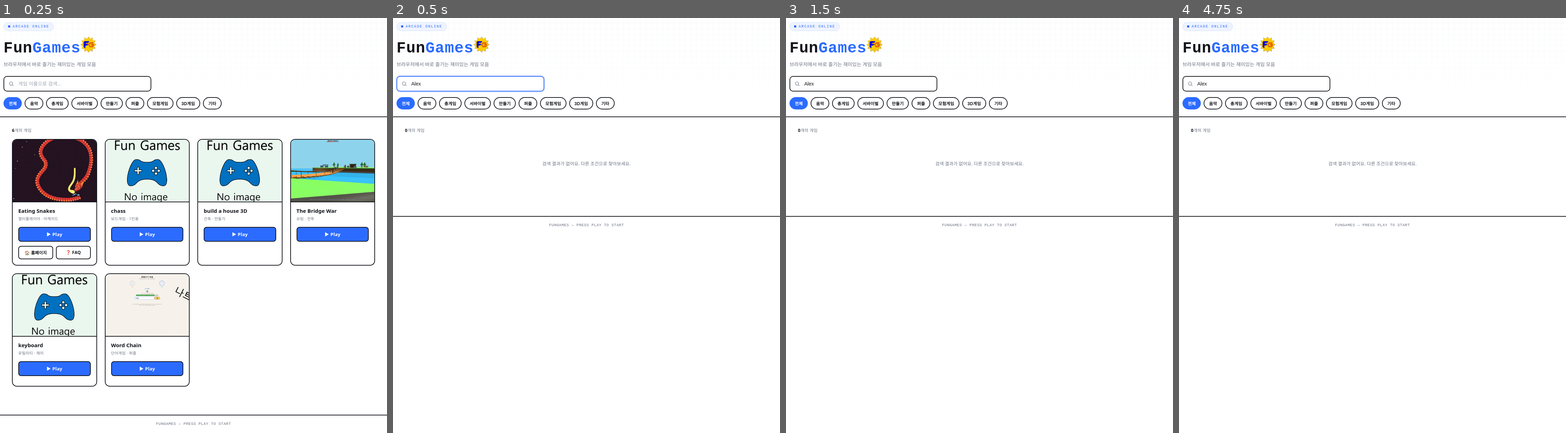
Above: before the commit, frames 1-4 (left to right).
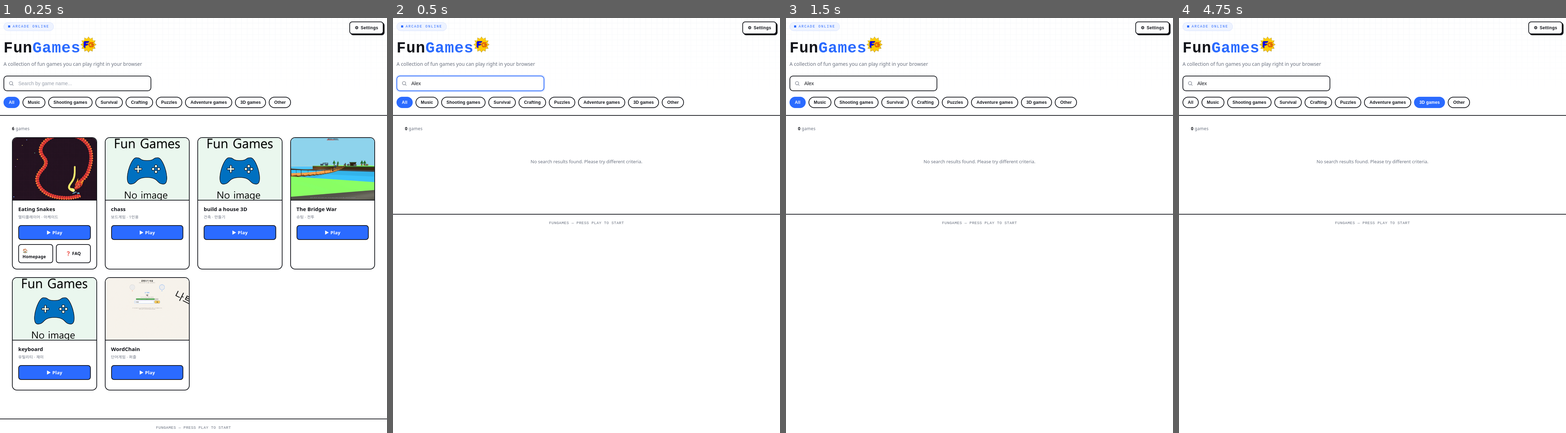
Above: after the commit, the same moments.

Repository: KangBaek-ho/fungames
Game: browser game, page index.html
The game is run twice, just before and just after one commit, with the same random seed, the same clock (stepped at 60 frames per second) and the same inputs.
Inputs (mouse positions are in pixels of both pictures, inside the frame that each line leads up to; where the layout moved, square brackets give the same spot in the first picture):
- Up to frame 1 (0.25 s): no input
- Up to frame 2 (0.5 s): click (470, 84) at 0.27 s; type "Alex" at 0.27 s
- Up to frame 3 (1.5 s): hold D from 1.03 s (still down); click (797, 84) at 1.07 s; tap Space at 1.1 s
- Up to frame 4 (4.75 s): release D at 1.53 s; hold A 1.58-2.15 s; tap Space every 0.5 s from 1.6 to 4.6 s; click (1190, 84) at 1.67 s; click (1546, 26) at 2.02 s, where only the run after the commit has a clickable "⚙ Settings"; hold D 2.2-2.87 s; click (1190, 84) at 2.27 s; click (1190, 84) at 2.87 s; hold A 2.92-3.35 s; hold D 3.4-3.9 s; click (1190, 84) at 3.47 s; hold A 3.95-4.52 s; click (1190, 80) [1190, 84] at 4.07 s; click (1430, 101) at 4.52 s, where only the run after the commit has a clickable "3D games"; hold D from 4.57 s (still down); click (1190, 84) at 4.67 s

The runs differ from the first frame. In frame 1, 9.3% of the frame differs, in the area x 0-100%, y 0-99%; in frame 2, 2.2%; in frame 3, 2.1%; in frame 4, 2.3%.

Commit message:
Update index.html

Diff:
--- a/index.html
+++ b/index.html
@@ -102,6 +102,7 @@
     transition:transform .15s ease, box-shadow .15s ease;
   }
   .gameCard:hover{transform:translateY(-4px);box-shadow:6px 6px 0 var(--ink);}
+  .gameCard[data-bg="1"]{cursor:pointer;}
 
   .thumb{
     aspect-ratio:4/3;
@@ -217,6 +218,66 @@
   }
   .gameCloseBtn:hover{background:var(--grid);}
 
+  .settingsBtn{
+    font-weight:800;font-size:12px;letter-spacing:0.3px;
+    padding:9px 13px;border-radius:8px;border:2px solid var(--ink);
+    background:var(--paper);color:var(--ink);cursor:pointer;
+    display:flex;align-items:center;gap:6px;white-space:nowrap;
+    box-shadow:3px 3px 0 var(--ink);
+  }
+  .settingsBtn:hover{background:var(--grid);}
+
+  .settingsOverlay{
+    position:fixed;inset:0;z-index:1002;
+    background:rgba(18,20,26,0.55);
+    display:none;
+    align-items:center;justify-content:center;
+    padding:20px;
+  }
+  .settingsOverlay.active{display:flex;}
+  .settingsCard{
+    background:var(--paper);
+    border:2px solid var(--ink);
+    border-radius:16px;
+    padding:22px 24px 26px;
+    max-width:340px;width:100%;
+    box-shadow:8px 8px 0 var(--ink);
+  }
+  .settingsHeader{
+    display:flex;align-items:center;justify-content:space-between;
+    margin-bottom:18px;
+  }
+  .settingsTitle{font-weight:800;font-size:19px;}
+  .settingsCloseBtn{
+    border:none;background:none;font-size:18px;cursor:pointer;
+    color:var(--ink-dim);line-height:1;padding:2px;
+  }
+  .settingsCloseBtn:hover{color:var(--ink);}
+  .settingsRow{
+    display:flex;align-items:center;justify-content:space-between;
+    padding:12px 0;border-top:1px solid var(--line);
+  }
+  .settingsRowLabel{font-weight:700;font-size:14px;}
+  .settingsDetailBtn{
+    border:2px solid var(--ink);background:var(--paper);color:var(--ink);
+    font-weight:800;font-size:12px;padding:6px 10px;border-radius:7px;
+    cursor:pointer;
+  }
+  .settingsDetailBtn:hover{background:var(--grid);}
+  .languageOptions{
+    display:none;flex-direction:column;gap:8px;
+    padding:4px 0 6px;
+  }
+  .languageOptions.open{display:flex;}
+  .langOption{
+    display:flex;align-items:center;justify-content:space-between;
+    border:2px solid var(--ink);border-radius:8px;
+    background:var(--paper);color:var(--ink);
+    font-weight:700;font-size:13px;padding:10px 12px;cursor:pointer;
+  }
+  .langOption:hover{background:var(--grid);}
+  .langOption.active{background:var(--blue);color:#fff;}
+
   footer{
     border-top:2px solid var(--ink);
     padding:18px 24px;text-align:center;
@@ -235,8 +296,9 @@
       <div>
         <div class="eyebrow"><span class="dot"></span> ARCADE ONLINE</div>
         <h1>Fun<span>Games</span><img src="Logo.png" width="45"></h1>
-        <p class="sub">브라우저에서 바로 즐기는 재미있는 게임 모음</p>
+        <p class="sub" id="subtitleEl">브라우저에서 바로 즐기는 재미있는 게임 모음</p>
       </div>
+      <button class="settingsBtn" id="settingsBtn">⚙ <span id="settingsBtnLabel">설정</span></button>
     </div>
 
     <div class="searchRow">
@@ -248,12 +310,29 @@
 </header>
 
 <main>
-  <div class="countRow"><span id="countNum">2</span>개의 게임</div>
+  <div class="countRow"><span id="countNum">2</span><span id="countSuffixEl">개의 게임</span></div>
   <div class="grid" id="grid"></div>
   <div class="emptyState" id="emptyState">검색 결과가 없어요. 다른 조건으로 찾아보세요.</div>
 </main>
 
 <footer>FUNGAMES — PRESS PLAY TO START</footer>
+
+<div class="settingsOverlay" id="settingsOverlay">
+  <div class="settingsCard">
+    <div class="settingsHeader">
+      <div class="settingsTitle" id="settingsTitleEl">설정</div>
+      <button class="settingsCloseBtn" id="settingsCloseBtn">✕</button>
+    </div>
+    <div class="settingsRow">
+      <div class="settingsRowLabel" id="languageLabelEl">언어</div>
+      <button class="settingsDetailBtn" id="languageDetailBtn">자세히 ▾</button>
+    </div>
+    <div class="languageOptions" id="languageOptions">
+      <button class="langOption" data-lang="ko">한국어</button>
+      <button class="langOption" data-lang="en">English</button>
+    </div>
+  </div>
+</div>
 
 <div class="gameOverlay" id="gameOverlay">
   <button class="gameCloseBtn" id="gameCloseBtn">✕ 닫기</button>
@@ -286,6 +365,46 @@
 
 const CATEGORIES = ['음악','총게임','서바이벌','만들기','퍼즐','모험게임','3D게임','기타'];
 
+const I18N = {
+  ko: {
+    settingsTitle:'설정',
+    settingsBtnLabel:'설정',
+    languageLabel:'언어',
+    detailBtn:'자세히 ▾',
+    subtitle:'브라우저에서 바로 즐기는 재미있는 게임 모음',
+    searchPlaceholder:'게임 이름으로 검색...',
+    playBtn:'▶ 플레이',
+    homepageBtn:'🏠 홈페이지',
+    countSuffix:'개의 게임',
+    emptyState:'검색 결과가 없어요. 다른 조건으로 찾아보세요.',
+    categories:{ '전체':'전체','음악':'음악','총게임':'총게임','서바이벌':'서바이벌','만들기':'만들기','퍼즐':'퍼즐','모험게임':'모험게임','3D게임':'3D게임','기타':'기타' },
+    gameNames:{
+      'builtin-eating-snakes':'뱀 먹기',
+      'builtin-chess':'체스',
+      'builtin-build-a-house-3d':'3D 집 만들기',
+      'builtin-wargame':'다리 전쟁',
+      'builtin-keyboard':'키보드',
+      'builtin-wordchain':'끝말잇기',
+      'builtin-wargame-3d':'다리 전쟁'
+    }
+  },
+  en: {
+    settingsTitle:'Settings',
+    settingsBtnLabel:'Settings',
+    languageLabel:'Language',
+    detailBtn:'Details ▾',
+    subtitle:'A collection of fun games you can play right in your browser',
+    searchPlaceholder:'Search by game name...',
+    playBtn:'▶ Play',
+    homepageBtn:'🏠 Homepage',
+    countSuffix:' games',
+    emptyState:'No search results found. Please try different criteria.',
+    categories:{ '전체':'All','음악':'Music','총게임':'Shooting games','서바이벌':'Survival','만들기':'Crafting','퍼즐':'Puzzles','모험게임':'Adventure games','3D게임':'3D games','기타':'Other' },
+    gameNames:{}
+  }
+};
+let currentLang = localStorage.getItem('fungames_lang') || 'en';
+
 const BUILTIN_GAMES = [
   {
     id:'builtin-eating-snakes',
@@ -294,6 +413,7 @@
     url:'https://kangbaek-ho.github.io/eatingsnakes/',
     homeUrl:'https://kangbaek-ho.github.io/snakeshome/',
     faqUrl:'https://kangbaek-ho.github.io/faq/',
+    bgUrl:'https://kangbaek-ho.github.io/EatingSnakeshome/',
     thumbnail:'EatingSnakes.png',
     builtin:true,
     published:true,
@@ -323,6 +443,7 @@
     category:'총게임',
     url:'https://kangbaek-ho.github.io/wargame/',
     thumbnail:'TheBridgeWar.png',
+    bgUrl:'https://kangbaek-ho.github.io/TheBridgeWarhome/',
     builtin:true,
     published:true,
     tag:'슈팅 · 전투'
@@ -337,11 +458,12 @@
     tag:'유틸리티 · 재미'
   },
   {
-    id:'builtin-word chain',
-    name:'Word Chain',
+    id:'builtin-wordchain',
+    name:'WordChain',
     category:'퍼즐',
     url:'https://kangbaek-ho.github.io/WordChain/',
     thumbnail:'WordChain.png',
+    bgUrl:'https://kangbaek-ho.github.io/WordChainhome/',
     builtin:true,
     published:true,
     tag:'단어게임 · 퍼즐'
@@ -352,6 +474,7 @@
     category:'3D게임',
     url:'https://kangbaek-ho.github.io/wargame/',
     thumbnail:'TheBridgeWar.png',
+    bgUrl:'https://kangbaek-ho.github.io/TheBridgeWarhome/',
     builtin:true,
     published:true,
     tag:'슈팅 · 3D',
@@ -818,7 +941,8 @@
 const catRow = document.getElementById('catRow');
 function renderCatChips(){
   const cats = ['전체', ...CATEGORIES];
-  catRow.innerHTML = cats.map(c=>`<button class="catChip ${c===activeCategory?'active':''}" data-cat="${c}">${c}</button>`).join('');
+  const t = I18N[currentLang];
+  catRow.innerHTML = cats.map(c=>`<button class="catChip ${c===activeCategory?'active':''}" data-cat="${c}">${escapeHtml(t.categories[c] || c)}</button>`).join('');
   catRow.querySelectorAll('.catChip').forEach(btn=>{
     btn.addEventListener('click', ()=>{
       activeCategory = btn.dataset.cat;
@@ -830,6 +954,7 @@
 
 const grid = document.getElementById('grid');
 const countNum = document.getElementById('countNum');
+const countSuffixEl = document.getElementById('countSuffixEl');
 const emptyState = document.getElementById('emptyState');
 const searchInput = document.getElementById('searchInput');
 
@@ -837,33 +962,41 @@
 
 function renderGrid(){
   const q = normalize(searchInput.value);
+  const t = I18N[currentLang];
   const games = getAllGames().filter(g=>{
     if(!g.published) return false;
     if(activeCategory==='전체' && g.hideInAll) return false;
     if(activeCategory!=='전체' && g.category!==activeCategory) return false;
-    if(q && !normalize(g.name).includes(q)) return false;
+    if(q){
+      const displayName = t.gameNames[g.id] || g.name;
+      if(!normalize(g.name).includes(q) && !normalize(displayName).includes(q)) return false;
+    }
     return true;
   });
 
   countNum.textContent = games.length;
+  countSuffixEl.textContent = t.countSuffix;
+  emptyState.textContent = t.emptyState;
   emptyState.style.display = games.length===0 ? 'block' : 'none';
 
-  grid.innerHTML = games.map(g=>`
-    <div class="gameCard">
+  grid.innerHTML = games.map(g=>{
+    const displayName = t.gameNames[g.id] || g.name;
+    return `
+    <div class="gameCard" data-id="${escapeHtml(g.id)}" data-bg="${g.bgUrl ? '1' : '0'}">
       <div class="thumb">
         ${thumbInnerHTML(g)}
       </div>
       <div class="cardBody">
-        <div class="gameTitle">${escapeHtml(g.name)}</div>
+        <div class="gameTitle">${escapeHtml(displayName)}</div>
         <div class="gameTag">${escapeHtml(g.tag || g.category)}</div>
-        <a class="playBtn" href="${escapeHtml(g.url)}" data-id="${escapeHtml(g.id)}" rel="noopener">▶ Play</a>
+        <a class="playBtn" href="${escapeHtml(g.url)}" data-id="${escapeHtml(g.id)}" rel="noopener">${escapeHtml(t.playBtn)}</a>
         <div class="linkRow">
-          ${g.homeUrl ? `<a class="linkBtn" href="${escapeHtml(g.homeUrl)}" target="_blank" rel="noopener">🏠 홈페이지</a>` : ''}
+          ${g.homeUrl ? `<a class="linkBtn" href="${escapeHtml(g.homeUrl)}" target="_blank" rel="noopener">${escapeHtml(t.homepageBtn)}</a>` : ''}
           ${g.faqUrl ? `<a class="linkBtn" href="${escapeHtml(g.faqUrl)}" target="_blank" rel="noopener">❓ FAQ</a>` : ''}
         </div>
       </div>
     </div>
-  `).join('');
+  `;}).join('');
 }
 
 searchInput.addEventListener('input', renderGrid);
@@ -874,11 +1007,69 @@
     e.preventDefault();
     const game = getAllGames().find(g=>g.id === btn.dataset.id);
     if(game) attemptOpen(game);
+    return;
+  }
+  if(e.target.closest('.linkBtn')) return;
+  const card = e.target.closest('.gameCard');
+  if(card){
+    const game = getAllGames().find(g=>g.id === card.dataset.id);
+    if(game && game.bgUrl){
+      window.open(game.bgUrl, '_blank', 'noopener');
+    }
   }
 });
 
 renderCatChips();
 renderGrid();
+
+// ---- settings / language ----
+const settingsBtn = document.getElementById('settingsBtn');
+const settingsBtnLabel = document.getElementById('settingsBtnLabel');
+const settingsOverlay = document.getElementById('settingsOverlay');
+const settingsCloseBtn = document.getElementById('settingsCloseBtn');
+const settingsTitleEl = document.getElementById('settingsTitleEl');
+const languageLabelEl = document.getElementById('languageLabelEl');
+const languageDetailBtn = document.getElementById('languageDetailBtn');
+const languageOptions = document.getElementById('languageOptions');
+const subtitleEl = document.getElementById('subtitleEl');
+
+function applyLanguage(lang){
+  currentLang = lang;
+  localStorage.setItem('fungames_lang', lang);
+  const t = I18N[currentLang];
+
+  settingsBtnLabel.textContent = t.settingsBtnLabel;
+  settingsTitleEl.textContent = t.settingsTitle;
+  languageLabelEl.textContent = t.languageLabel;
+  languageDetailBtn.textContent = t.detailBtn;
+  subtitleEl.textContent = t.subtitle;
+  searchInput.placeholder = t.searchPlaceholder;
+
+  languageOptions.querySelectorAll('.langOption').forEach(btn=>{
+    btn.classList.toggle('active', btn.dataset.lang === currentLang);
+  });
+
+  renderCatChips();
+  renderGrid();
+}
+
+settingsBtn.addEventListener('click', ()=>{
+  settingsOverlay.classList.add('active');
+});
+settingsCloseBtn.addEventListener('click', ()=>{
+  settingsOverlay.classList.remove('active');
+});
+settingsOverlay.addEventListener('click', (e)=>{
+  if(e.target === settingsOverlay) settingsOverlay.classList.remove('active');
+});
+languageDetailBtn.addEventListener('click', ()=>{
+  languageOptions.classList.toggle('open');
+});
+languageOptions.querySelectorAll('.langOption').forEach(btn=>{
+  btn.addEventListener('click', ()=>applyLanguage(btn.dataset.lang));
+});
+
+applyLanguage(currentLang);
 </script>
 
 </body>
